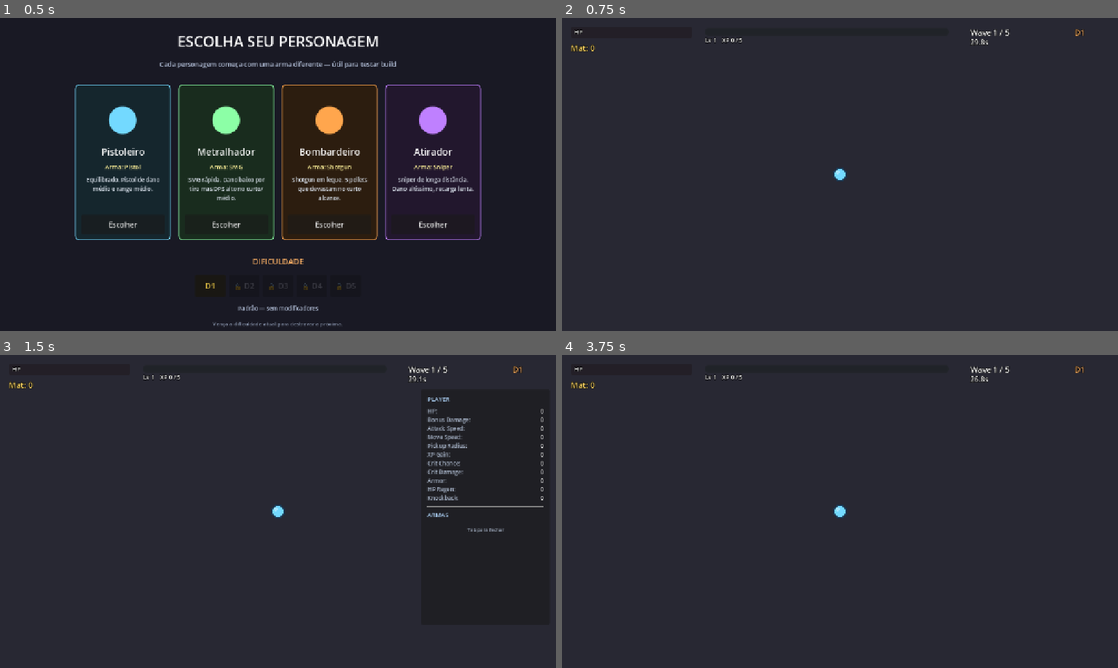
Above: before the commit, frames 1-4 (two rows, left to right).
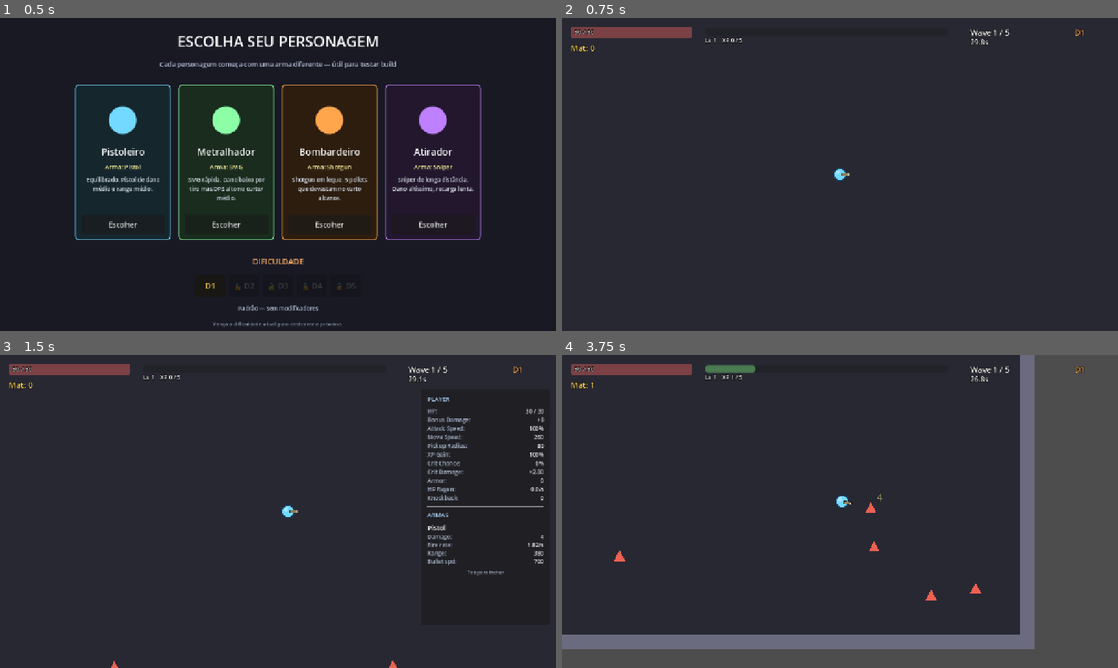
Above: after the commit, the same moments.

Repository: Marklimadevs/brotato-like
Game: Godot game, scene res://Scenes/CharacterSelect.tscn
Two runs of this game, one before a commit and one after it. Both use one fixed random seed, a clock stepped at 60 frames per second and the inputs below.
Inputs:
- Up to frame 1 (0.5 s): no input
- Up to frame 2 (0.75 s): click "Escolher" at 0.5 s
- Up to frame 3 (1.5 s): tap Enter at 1.25 s; hold D (move_right) from 1.28 s (still down); hold Tab (stats_toggle) from 1.28 s (still down)
- Up to frame 4 (3.75 s): release D (move_right) at 2.03 s; release Tab (stats_toggle) at 2.03 s; hold S (move_down) 2.03-2.78 s; tap Tab (stats_toggle) at 2.1, 3.6 s; hold D (move_right) 2.78-3.53 s; hold Tab (stats_toggle) 2.78-3.53 s; hold W (move_up) from 3.53 s (still down)

Frame 1 is identical in both runs. In frame 2, 0.8% of the frame differs, in the area x 1-52%, y 2-51%; in frame 3, 1.5%; in frame 4, 28%, in the area x 0-100%, y 0-100%.
Error before the commit: Invalid call. Nonexistent function 'new' in base 'Nil'. (res://Scripts/Player/Player.gd:34)

Commit message:
Rename player.Stats var to player.stats (lowercase)
Avoids GDScript shadow conflict where 'var Stats: Stats' makes
'Stats.new()' ambiguous (could resolve to local null var instead of
class_name). Lowercase variable name is unambiguous.

Updated 7 consumer files via sed: Player.gd, Bullet.gd, GameManager.gd,
XpGem.gd, HUD.gd, StatsPanel.gd, Weapon.gd, plus LevelUpScreen.gd and
ShopScreen.gd which were missed in the first pass.

Diff:
--- a/Scripts/Bullets/Bullet.gd
+++ b/Scripts/Bullets/Bullet.gd
@@ -54,15 +54,15 @@
 		var is_crit: bool = false
 		var final_dmg: int = Damage
 
-		if player != null and player.Stats != null:
-			if GameManager.Rng.randf() < player.Stats.CritChance:
+		if player != null and player.stats != null:
+			if GameManager.Rng.randf() < player.stats.CritChance:
 				is_crit = true
-				final_dmg = maxi(1, int(Damage * player.Stats.CritMultiplier))
+				final_dmg = maxi(1, int(Damage * player.stats.CritMultiplier))
 
 		enemy.take_damage(final_dmg, is_crit)
 
-		if player != null and player.Stats != null and player.Stats.Knockback > 0.0:
-			enemy.apply_knockback(Direction * player.Stats.Knockback)
+		if player != null and player.stats != null and player.stats.Knockback > 0.0:
+			enemy.apply_knockback(Direction * player.stats.Knockback)
 
 		_hits_remaining -= 1
 		if _hits_remaining <= 0:
--- a/Scripts/Core/GameManager.gd
+++ b/Scripts/Core/GameManager.gd
@@ -40,8 +40,8 @@
 
 func add_xp(amount: int) -> void:
 	var mult: float = 1.0
-	if Player != null and Player.Stats != null:
-		mult = Player.Stats.XpGainMult
+	if Player != null and Player.stats != null:
+		mult = Player.stats.XpGainMult
 	Xp += maxi(1, int(amount * mult))
 	xp_changed.emit()
 	while Xp >= XpForNextLevel:
--- a/Scripts/Pickups/XpGem.gd
+++ b/Scripts/Pickups/XpGem.gd
@@ -29,8 +29,8 @@
 	var to_player: Vector2 = _player.global_position - global_position
 	var dist: float = to_player.length()
 	var magnet_r: float = 80.0
-	if _player.Stats != null:
-		magnet_r = _player.Stats.PickupRadius
+	if _player.stats != null:
+		magnet_r = _player.stats.PickupRadius
 
 	if _attracting or dist < magnet_r:
 		_attracting = true
--- a/Scripts/Player/Player.gd
+++ b/Scripts/Player/Player.gd
@@ -9,7 +9,7 @@
 @export var Weapon2: WeaponResource
 @export var WeaponScene: PackedScene
 
-var Stats: Stats
+var stats: Stats
 var _weapon_mount: Node2D
 var _hurt_box: Area2D
 var _camera: CameraShake
@@ -31,7 +31,7 @@
 
 
 func _ready() -> void:
-	Stats = Stats.new()
+	stats = Stats.new()
 	GameManager.Player = self
 
 	_weapon_mount = get_node("WeaponMount")
@@ -59,7 +59,7 @@
 		_iframe_timer -= delta
 
 	var dir: Vector2 = Input.get_vector("move_left", "move_right", "move_up", "move_down")
-	velocity = dir * Stats.MoveSpeed
+	velocity = dir * stats.MoveSpeed
 	move_and_slide()
 
 	if _iframe_timer <= 0.0:
@@ -82,14 +82,14 @@
 			modulate = Color.WHITE
 
 	# HP regen
-	if _alive and Stats != null and Stats.HpRegenPerSec > 0.0 and Stats.CurrentHp < Stats.MaxHp:
-		_regen_accumulator += Stats.HpRegenPerSec * delta
+	if _alive and stats != null and stats.HpRegenPerSec > 0.0 and stats.CurrentHp < stats.MaxHp:
+		_regen_accumulator += stats.HpRegenPerSec * delta
 		if _regen_accumulator >= 1.0:
 			var amount: int = int(floor(_regen_accumulator))
 			_regen_accumulator -= amount
-			var old_hp: int = Stats.CurrentHp
-			Stats.CurrentHp = mini(Stats.MaxHp, Stats.CurrentHp + amount)
-			var gained: int = Stats.CurrentHp - old_hp
+			var old_hp: int = stats.CurrentHp
+			stats.CurrentHp = mini(stats.MaxHp, stats.CurrentHp + amount)
+			var gained: int = stats.CurrentHp - old_hp
 			if gained > 0:
 				DamageNumber.spawn_text(get_tree().current_scene, global_position + Vector2(0, -Radius - 4), "+%d" % gained, Color(0.5, 1, 0.55))
 
@@ -143,8 +143,8 @@
 	if not _alive or _iframe_timer > 0.0:
 		return
 	# Apply armor (always at least 1 dmg)
-	var actual_dmg: int = maxi(1, dmg - Stats.Armor)
-	Stats.CurrentHp -= actual_dmg
+	var actual_dmg: int = maxi(1, dmg - stats.Armor)
+	stats.CurrentHp -= actual_dmg
 	_iframe_timer = 0.45
 	modulate = Color(3, 1.4, 1.4)
 	_hit_flash_timer = 0.08
@@ -153,7 +153,7 @@
 	if _camera != null:
 		_camera.shake(11.0)
 
-	if Stats.CurrentHp <= 0:
+	if stats.CurrentHp <= 0:
 		_die()
 
 
--- a/Scripts/UI/HUD.gd
+++ b/Scripts/UI/HUD.gd
@@ -90,11 +90,11 @@
 
 func _process(_delta: float) -> void:
 	var p: Player = GameManager.Player
-	if p != null and p.Stats != null and _hp_bar != null:
-		var cur_hp: int = maxi(0, p.Stats.CurrentHp)
-		_hp_bar.max_value = p.Stats.MaxHp
+	if p != null and p.stats != null and _hp_bar != null:
+		var cur_hp: int = maxi(0, p.stats.CurrentHp)
+		_hp_bar.max_value = p.stats.MaxHp
 		_hp_bar.value = cur_hp
-		_hp_label.text = "%d / %d" % [cur_hp, p.Stats.MaxHp]
+		_hp_label.text = "%d / %d" % [cur_hp, p.stats.MaxHp]
 
 	var wm: WaveManager = WaveManager.Instance
 	if wm != null and _wave_label != null:
--- a/Scripts/UI/LevelUpScreen.gd
+++ b/Scripts/UI/LevelUpScreen.gd
@@ -160,8 +160,8 @@
 
 
 func _on_button_pressed(idx: int) -> void:
-	if idx < _current_choices.size() and GameManager.Player != null and GameManager.Player.Stats != null:
-		_current_choices[idx].apply(GameManager.Player.Stats)
+	if idx < _current_choices.size() and GameManager.Player != null and GameManager.Player.stats != null:
+		_current_choices[idx].apply(GameManager.Player.stats)
 
 	if _pending > 0:
 		_show_one()
--- a/Scripts/UI/ShopScreen.gd
+++ b/Scripts/UI/ShopScreen.gd
@@ -85,7 +85,7 @@
 	else:
 		if not GameManager.spend_material(cost):
 			return
-		offer["item"].apply(player.Stats)
+		offer["item"].apply(player.stats)
 	_purchased[idx] = true
 	_update_ui()
 
--- a/Scripts/UI/StatsPanel.gd
+++ b/Scripts/UI/StatsPanel.gd
@@ -90,20 +90,20 @@
 
 func _refresh() -> void:
 	var p: Player = GameManager.Player
-	if p == null or not p.is_alive() or p.Stats == null:
+	if p == null or not p.is_alive() or p.stats == null:
 		return
 
-	_hp_val.text = "%d / %d" % [maxi(0, p.Stats.CurrentHp), p.Stats.MaxHp]
-	_dmg_val.text = "+%d" % p.Stats.BonusDamage
-	_atk_spd_val.text = "%d%%" % int(round(p.Stats.AttackSpeedMult * 100.0))
-	_move_val.text = "%d" % int(p.Stats.MoveSpeed)
-	_pickup_val.text = "%d" % int(p.Stats.PickupRadius)
-	_xp_val.text = "%d%%" % int(round(p.Stats.XpGainMult * 100.0))
-	_crit_val.text = "%d%%" % int(round(p.Stats.CritChance * 100.0))
-	_crit_dmg_val.text = "×%.2f" % p.Stats.CritMultiplier
-	_armor_val.text = "%d" % p.Stats.Armor
-	_regen_val.text = "%.1f/s" % p.Stats.HpRegenPerSec
-	_knock_val.text = "%d" % int(p.Stats.Knockback)
+	_hp_val.text = "%d / %d" % [maxi(0, p.stats.CurrentHp), p.stats.MaxHp]
+	_dmg_val.text = "+%d" % p.stats.BonusDamage
+	_atk_spd_val.text = "%d%%" % int(round(p.stats.AttackSpeedMult * 100.0))
+	_move_val.text = "%d" % int(p.stats.MoveSpeed)
+	_pickup_val.text = "%d" % int(p.stats.PickupRadius)
+	_xp_val.text = "%d%%" % int(round(p.stats.XpGainMult * 100.0))
+	_crit_val.text = "%d%%" % int(round(p.stats.CritChance * 100.0))
+	_crit_dmg_val.text = "×%.2f" % p.stats.CritMultiplier
+	_armor_val.text = "%d" % p.stats.Armor
+	_regen_val.text = "%.1f/s" % p.stats.HpRegenPerSec
+	_knock_val.text = "%d" % int(p.stats.Knockback)
 
 	var idx: int = 0
 	for w in p.get_active_weapons():
--- a/Scripts/Weapons/Weapon.gd
+++ b/Scripts/Weapons/Weapon.gd
@@ -12,8 +12,8 @@
 	if Data == null:
 		return 0
 	var bonus: int = 0
-	if _player != null and _player.Stats != null:
-		bonus = _player.Stats.BonusDamage
+	if _player != null and _player.stats != null:
+		bonus = _player.stats.BonusDamage
 	return Data.Damage + bonus
 
 
@@ -21,8 +21,8 @@
 	if Data == null or Data.Cooldown <= 0.0:
 		return 0.0
 	var mult: float = 1.0
-	if _player != null and _player.Stats != null:
-		mult = _player.Stats.AttackSpeedMult
+	if _player != null and _player.stats != null:
+		mult = _player.stats.AttackSpeedMult
 	return mult / Data.Cooldown
 
 
@@ -63,8 +63,8 @@
 	if Data == null:
 		return
 	var mult: float = 1.0
-	if _player != null and _player.Stats != null:
-		mult = _player.Stats.AttackSpeedMult
+	if _player != null and _player.stats != null:
+		mult = _player.stats.AttackSpeedMult
 	_timer.wait_time = maxf(0.05, Data.Cooldown / mult)
 
 
@@ -115,8 +115,8 @@
 	bullet.Direction = dir
 	bullet.Speed = Data.BulletSpeed
 	var bonus: int = 0
-	if _player != null and _player.Stats != null:
-		bonus = _player.Stats.BonusDamage
+	if _player != null and _player.stats != null:
+		bonus = _player.stats.BonusDamage
 	bullet.Damage = Data.Damage + bonus
 	bullet.BulletColor = Data.ProjectileColor
 	bullet.Radius = Data.BulletRadius
